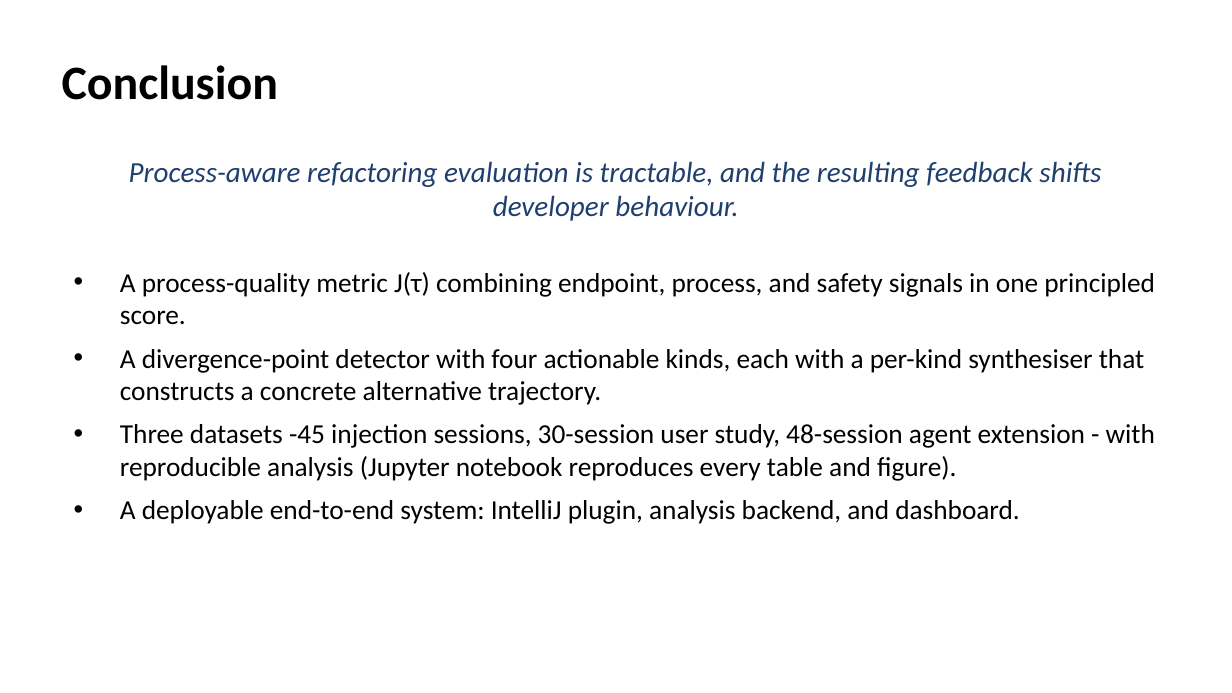
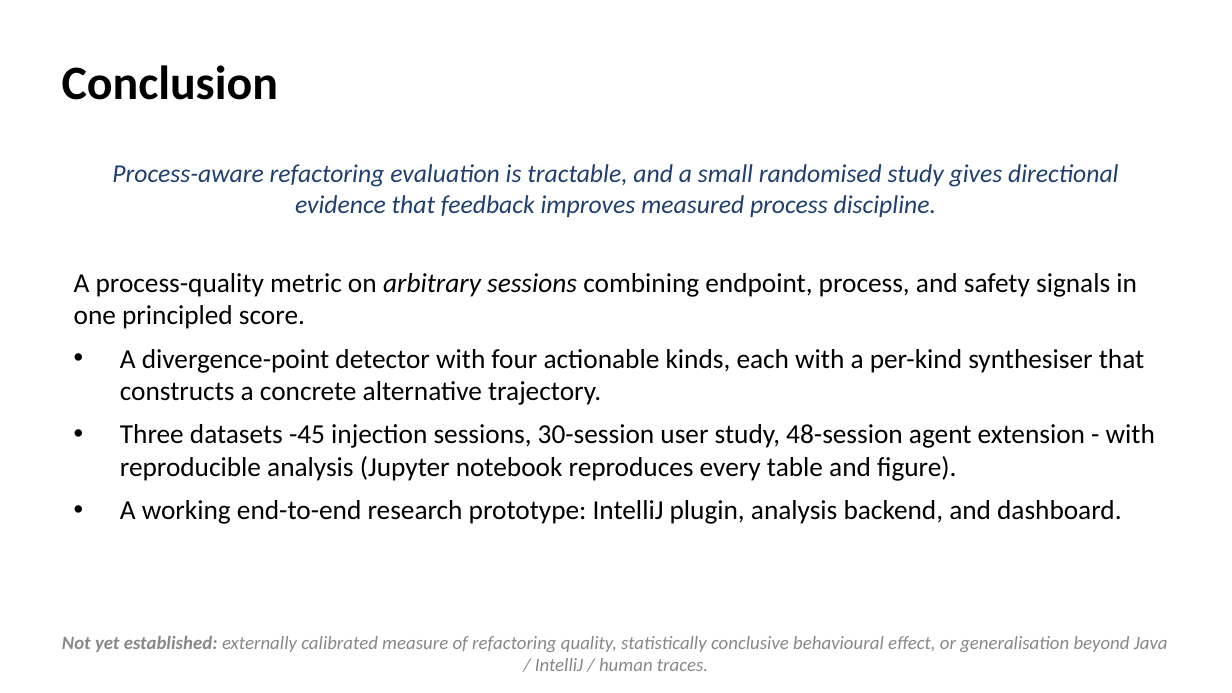
Before and after one commit to EthanHosier/fyp, a slide deck: slide 28 of presentation/slides.pptx. Drawn at 1232x693 pixels with LibreOffice and Linux fonts; fonts in the diff are those of the drawing. Boxes give left, top, right and bottom in pixels: in the first picture for what was removed or moved away, otherwise in the second. Text is boxed around its words. In the diff, an @@ line names an element or a change of style, - is before the commit and + after.

```diff
--- a/presentation/slides.pptx
+++ b/presentation/slides.pptx
@@ text at [112,164,1118,217]: text changed; size 17 to 15 pt @@
-Process-aware refactoring evaluation is tractable, and the resulting feedback shifts developer behaviour.
+Process-aware refactoring evaluation is tractable, and a small randomised study gives directional evidence that feedback improves measured process discipline.
@@ text at [74,273,1137,329]: text changed @@
-• A process-quality metric J(τ) combining endpoint, process, and safety signals in one principled score.
+• A process-quality metric on arbitrary sessions combining endpoint, process, and safety signals in one principled score.
@@ text at [120,500,1122,524]: text changed @@
-• A deployable end-to-end system: IntelliJ plugin, analysis backend, and dashboard.
+• A working end-to-end research prototype: IntelliJ plugin, analysis backend, and dashboard.
@@ text added at [62,636,1168,671], 11 pt, text #888888, italic @@
+Not yet established: externally calibrated measure of refactoring quality, statistically conclusive behavioural effect, or generalisation beyond Java / IntelliJ / human traces.
```
Also in this commit, not shown: 5 other slides changed, 1 slide added, 1 slide removed, 4 other files.
